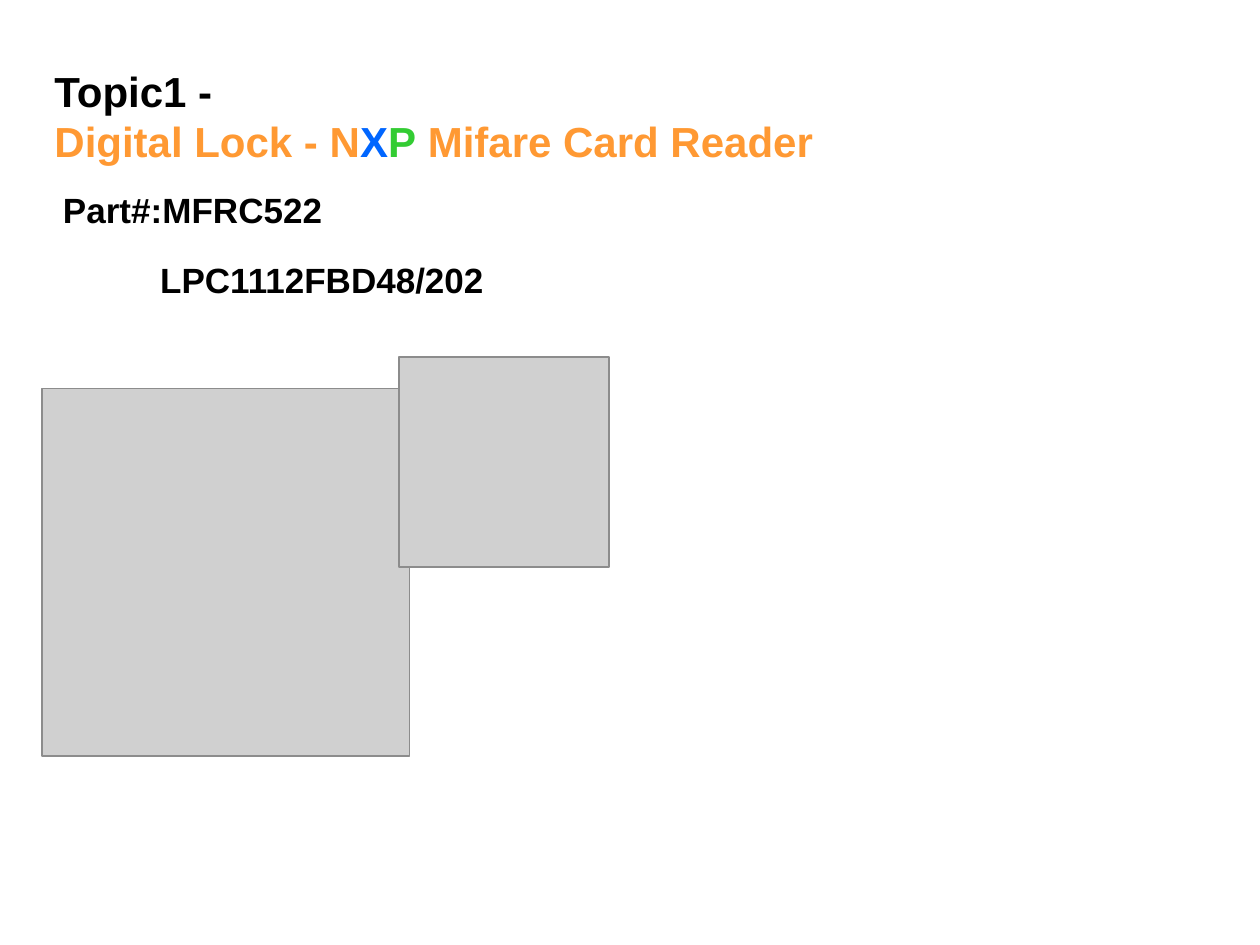
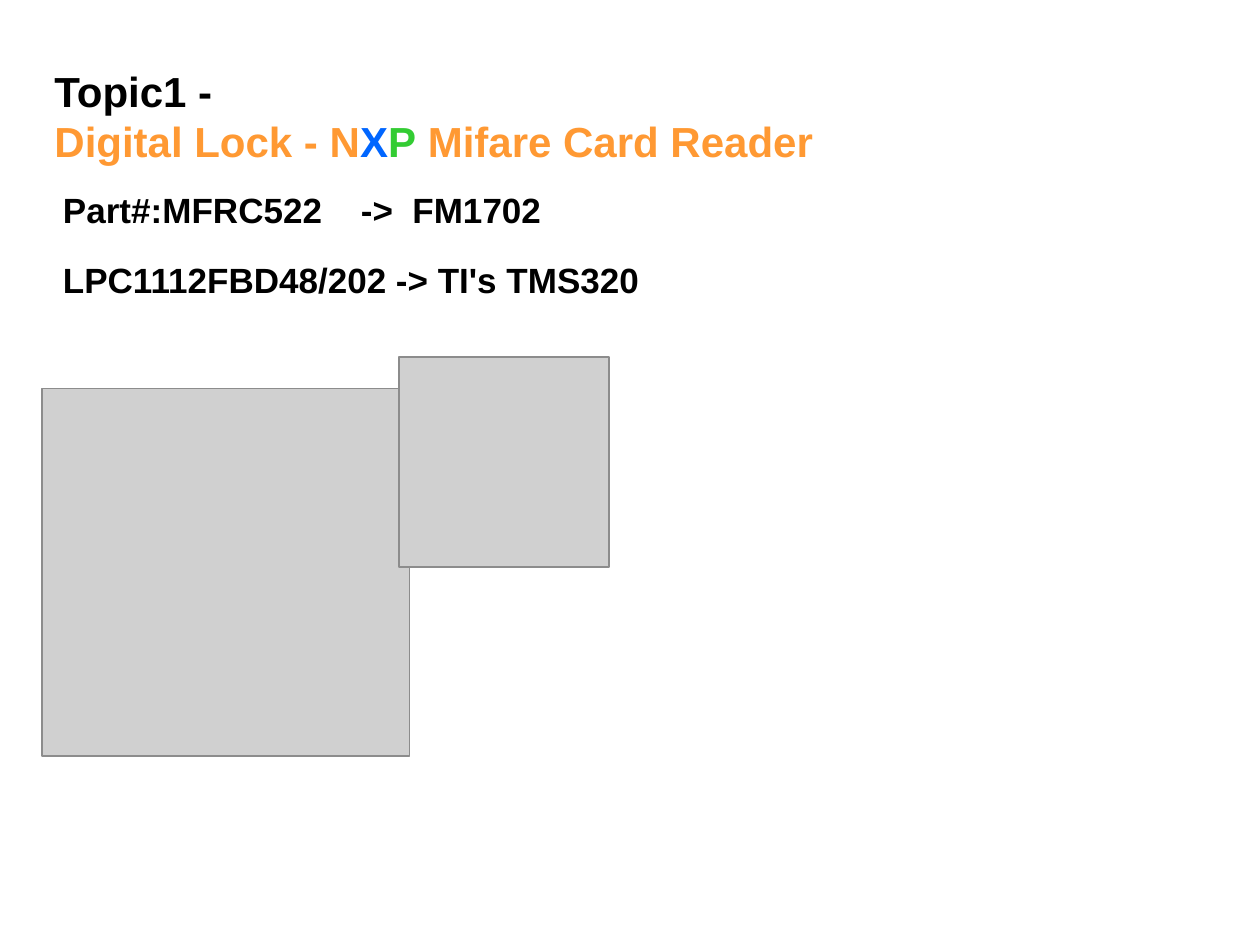
Before and after one commit to izzitech/mg-exam, a slide deck: slide 1 of future docs/2-short presentation/bu2 weekly/SP20110909.ppt. Drawn at 1260x945 pixels with LibreOffice and Linux fonts; fonts in the diff are those of the drawing; grey boxes stand for pictures; background and template pictures are left out. Boxes give left, top, right and bottom in pixels: in the first picture for what was removed or moved away, otherwise in the second. Text is boxed around its words. In the diff, an @@ line names an element or a change of style, - is before the commit and + after.

```diff
--- a/future docs/2-short presentation/bu2 weekly/SP20110909.ppt
+++ b/future docs/2-short presentation/bu2 weekly/SP20110909.ppt
@@ text at (63, 198, 638, 294): text changed @@
-Part#:MFRC522
-LPC1112FBD48/202
+Part#:MFRC522 -> FM1702
+LPC1112FBD48/202 -> TI's TMS320
```
